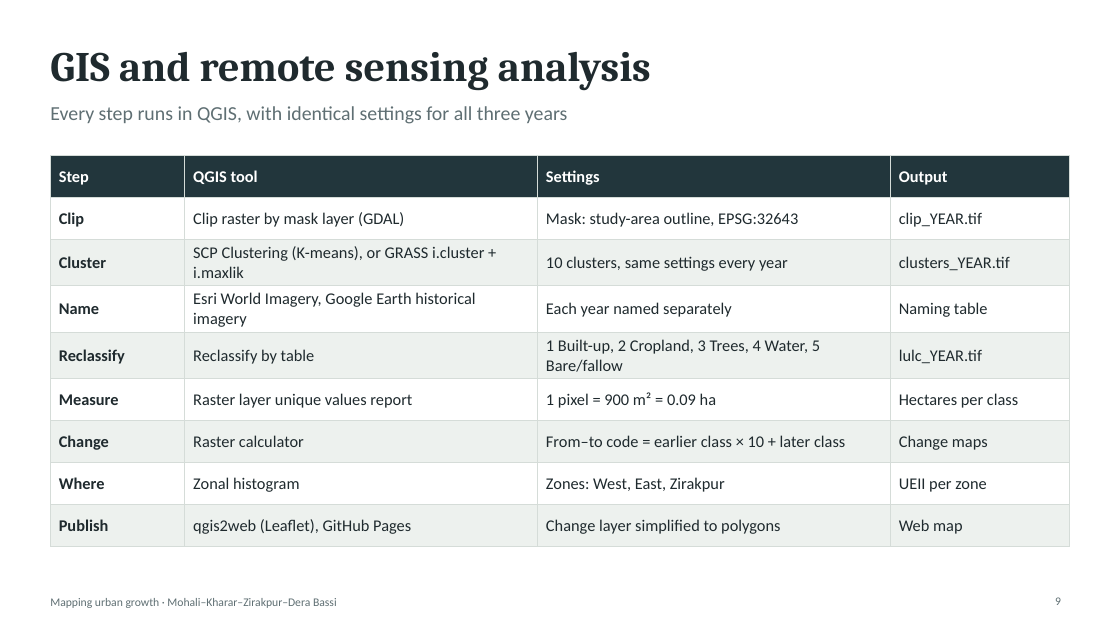
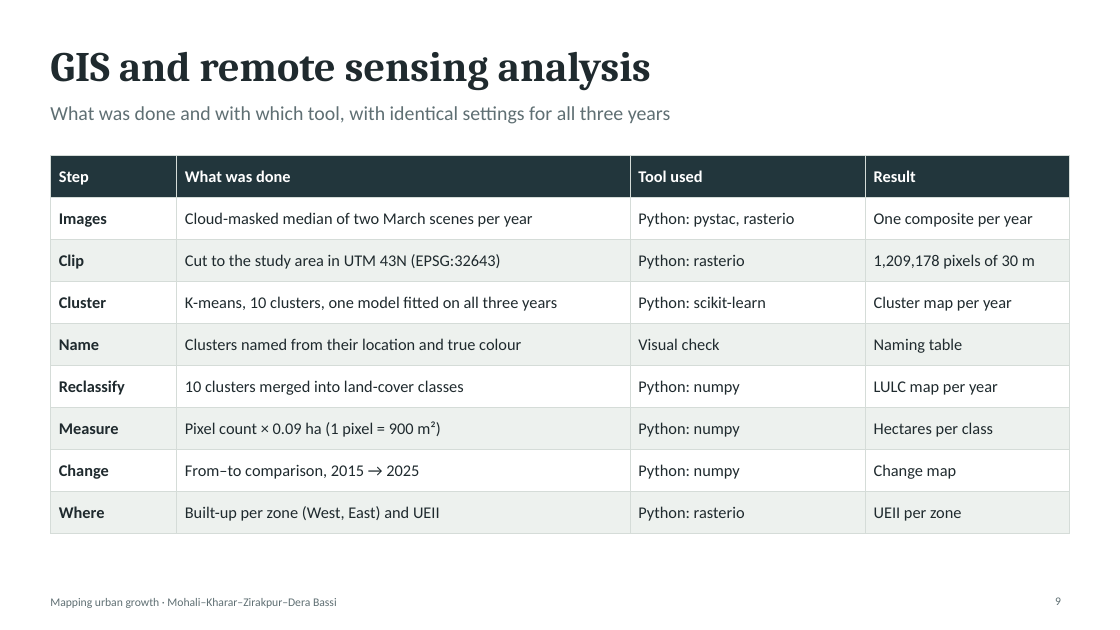
Before and after one commit to SharmaAbhimanyueco/Supriyaaanya, a slide deck: slide 9 of slides/Urban_Growth_Mohali_slides.pptx. Drawn at 1120x630 pixels with LibreOffice and Linux fonts; fonts in the diff are those of the drawing. Boxes give left, top, right and bottom in pixels: in the first picture for what was removed or moved away, otherwise in the second. Text is boxed around its words. In the diff, an @@ line names an element or a change of style, - is before the commit and + after.

```diff
--- a/slides/Urban_Growth_Mohali_slides.pptx
+++ b/slides/Urban_Growth_Mohali_slides.pptx
@@ text at (50,106,671,124): text changed @@
-Every step runs in QGIS, with identical settings for all three years
+What was done and with which tool, with identical settings for all three years
@@ table at (50,155,1070,525) @@
-row 1: Step | QGIS tool | Settings | Output
+row 1: Step | What was done | Tool used | Result
-row 2: Clip | Clip raster by mask layer (GDAL) | Mask: study-area outline, EPSG:32643 | clip_YEAR.tif
+row 2: Images | Cloud-masked median of two March scenes per year | Python: pystac, rasterio | One composite per year
-row 3: Cluster | SCP Clustering (K-means), or GRASS i.cluster + i.maxlik | 10 clusters, same settings every year | clusters_YEAR.tif
+row 3: Clip | Cut to the study area in UTM 43N (EPSG:32643) | Python: rasterio | 1,209,178 pixels of 30 m
-row 4: Name | Esri World Imagery, Google Earth historical imagery | Each year named separately | Naming table
+row 4: Cluster | K-means, 10 clusters, one model fitted on all three years | Python: scikit-learn | Cluster map per year
-row 5: Reclassify | Reclassify by table | 1 Built-up, 2 Cropland, 3 Trees, 4 Water, 5 Bare/fallow | lulc_YEAR.tif
+row 5: Name | Clusters named from their location and true colour | Visual check | Naming table
-row 6: Measure | Raster layer unique values report | 1 pixel = 900 m² = 0.09 ha | Hectares per class
+row 6: Reclassify | 10 clusters merged into land-cover classes | Python: numpy | LULC map per year
-row 7: Change | Raster calculator | From–to code = earlier class × 10 + later class | Change maps
+row 7: Measure | Pixel count × 0.09 ha (1 pixel = 900 m²) | Python: numpy | Hectares per class
-row 8: Where | Zonal histogram | Zones: West, East, Zirakpur | UEII per zone
+row 8: Change | From–to comparison, 2015 → 2025 | Python: numpy | Change map
-row 9: Publish | qgis2web (Leaflet), GitHub Pages | Change layer simplified to polygons | Web map
+row 9: Where | Built-up per zone (West, East) and UEII | Python: rasterio | UEII per zone
```
Also in this commit, not shown: 8 other slides changed, 20 other files.
